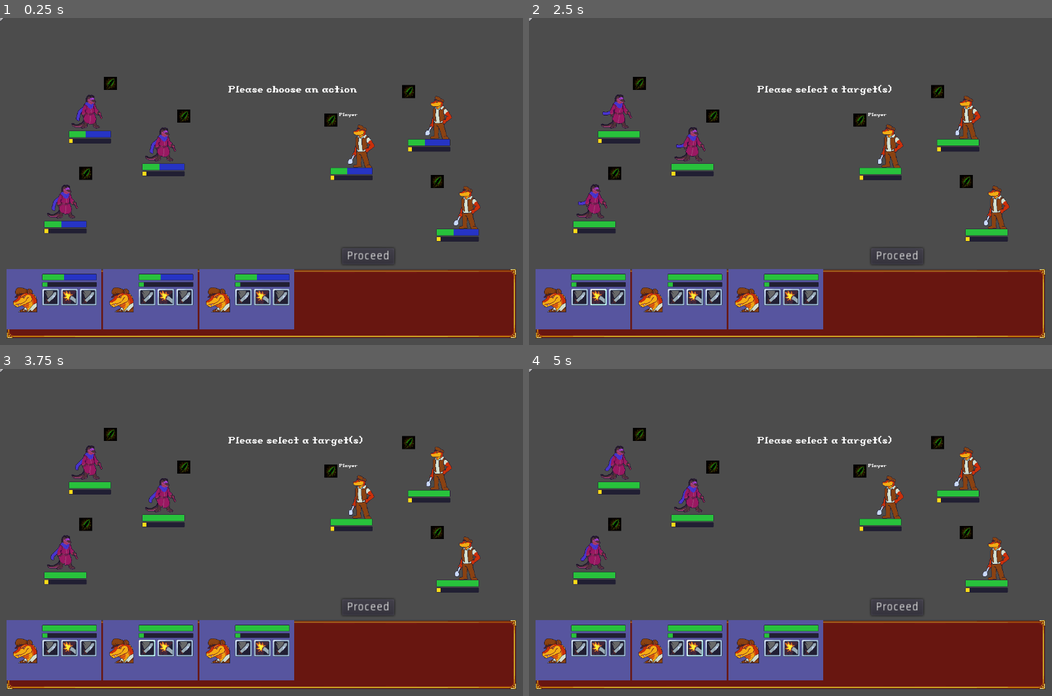
Above: before the commit, frames 1-4 (two rows, left to right).
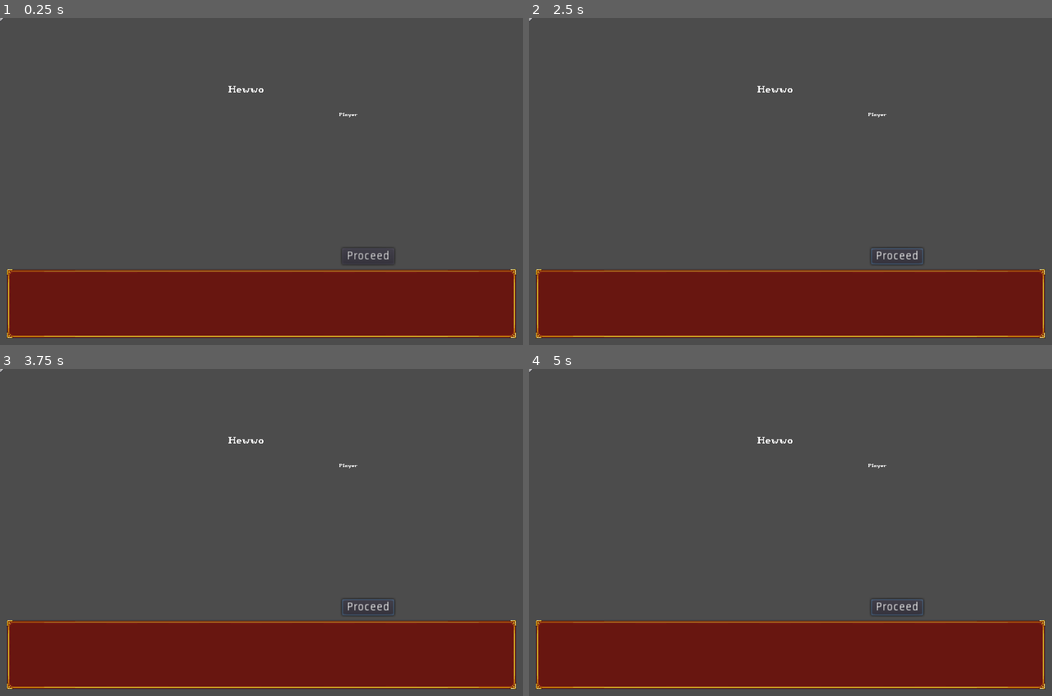
Above: after the commit, the same moments.

Repository: Introdile/SenRPG
Game: Godot game, scene res://Battle/Battle.tscn
The game is run twice, just before and just after one commit, with the same random seed, the same clock (stepped at 60 frames per second) and the same inputs.
Inputs (mouse positions are in pixels of both pictures, inside the frame that each line leads up to):
- Up to frame 1 (0.25 s): no input
- Up to frame 2 (2.5 s): click "Proceed" at 0.5 s; click (581, 295) at 1.27 s; click (596, 295) at 2.02 s
- Up to frame 3 (3.75 s): click (88, 646) at 2.77 s; click (146, 646) at 3.52 s
- Up to frame 4 (5 s): click (696, 646) at 4.27 s

The runs differ from the first frame. In frame 1, 14% of the frame differs, in the area x 1-92%, y 18-96%; in frame 2, 14%; in frame 3, 15%; in frame 4, 14%.
Error after the commit: Parse Error: Using assignment with operation on a variable that was never assigned. (res://Scripts/character.gd:109)

Commit message:
further work on the status system
this is making my head spin!

Diff:
--- a/Battle/Battle.gd
+++ b/Battle/Battle.gd
@@ -14,6 +14,7 @@
 var lastState
 
 onready var battleFunc = preload("res://battleFunctions.gd")
+onready var stProcessor = preload("res://Battle/statusProcessor.gd")
 onready var charUI = preload("res://Battle/UI/characterUI.tscn")
 
 onready var ui = get_node("UI")
@@ -48,6 +49,7 @@
 		# set the reference character (from the gamedata) and the position of the battler
 		n.character = i
 		n.global_position = allypos.front().global_position
+		allypos.front().queue_free()
 		allypos.pop_front()
 		n.name = n.character.char_name
 		# add it to the scene,,,
@@ -74,6 +76,7 @@
 		var n = nbi.instance()
 		n.character = i
 		n.global_position = foepos.front().global_position
+		foepos.front().queue_free()
 		foepos.pop_front()
 		n.name = n.character.char_name
 		$Battlers.add_child(n)
@@ -95,7 +98,8 @@
 			for i in battlers:
 				i.character.current_health = i.character.base_health
 
-			battlers.front().character.active_effects.append(Global_DatabaseReader.status[1].duplicate())
+			battlers.front().add_status_effect(1,battlers.back())
+			#battlers.front().character.active_effects.append(Global_DatabaseReader.status[1].duplicate())
 			changeState(battleState.FOE)
 		battleState.FOE:
 			sl = "The foe is selecting their action."
@@ -124,6 +128,7 @@
 				print(str(actionOrder.size()))
 
 			if !actionOrder.front().animating:
+				stProcessor.processStatus(actionOrder.front(),"START_OF_ACTION")
 				sl = actionOrder.front().name + " currently acting..."
 				actionOrder.front().performAction()
 
--- a/Battle/Battler.gd
+++ b/Battle/Battler.gd
@@ -243,16 +243,21 @@
 		emit_signal("deal_damage", self, target[0], damageStack.front())
 		damageStack.pop_front()
 
-func add_status_effect(id):
+func add_status_effect(id,source):
+	# source should be a reference to a battler
 	if id > Global_DatabaseReader.status.size() or id < 0:
 		print("Status ID " + str(id) + " not found!")
 		return
-	var newStatus = Global_DatabaseReader.status[id].duplicate()
+	var newStatus = Global_DatabaseReader.status[id].copy()
+	newStatus.source = source
+	newStatus.attached = self
 	character.active_effects.append(newStatus)
 
-	var newIcon = statusIcon.new()
+	print(str(newStatus.process))
+
+	var newIcon = statusIcon.instance()
 	newIcon.statusRef = newStatus
-	newIcon.set_icon(newStatus.icon)
+	newIcon.set_icon(newStatus.statusIcon)
 	statusCont.add_child(newIcon)
 
 
--- a/Battle/Battler.tscn
+++ b/Battle/Battler.tscn
@@ -171,6 +171,7 @@
 margin_top = 90.0
 margin_right = 52.0
 margin_bottom = 130.0
+rect_min_size = Vector2( 103, 40 )
 rect_pivot_offset = Vector2( 0, 0 )
 rect_clip_content = false
 mouse_filter = 1
@@ -178,6 +179,7 @@
 size_flags_horizontal = 1
 size_flags_vertical = 1
 columns = 1
+_sections_unfolded = [ "Rect" ]
 
 [node name="statusIcon" parent="battlerInfo/statusContainer" index="0" instance=ExtResource( 5 )]
 
--- a/Battle/UI/statusIcon.gd
+++ b/Battle/UI/statusIcon.gd
@@ -10,3 +10,7 @@
 func set_icon(id):
 	var new_rect = cf.id_to_grid(id,16,16)
 	texture.region = new_rect
+
+func _on_Area2D_mouse_entered():
+	print(statusRef.name + " | " + statusRef.description + " | " + str(statusRef.duration) + " | " + statusRef.currentStacks)
+	pass #print the info of the status referenced
--- a/Battle/UI/statusIcon.tscn
+++ b/Battle/UI/statusIcon.tscn
@@ -49,3 +49,5 @@
 
 position = Vector2( -1, -1 )
 shape = SubResource( 2 )
+
+[connection signal="mouse_entered" from="Area2D" to="." method="_on_Area2D_mouse_entered"]
--- a/Battle/statusProcessor.gd
+++ b/Battle/statusProcessor.gd
@@ -1,4 +1,15 @@
 extends Node
 
-func processStatus(status):
-	pass
+# this complicated script will perform actions based on information written in the status json
+
+static func processStatus(battler, time_key):
+	# pop out those effects
+	var effects = battler.character.active_effects
+
+	for eff in effects:
+		# we're going to cycle through each effect on the selected character
+		for st in eff.process:
+			if st.has("time"):
+				if st["time"] == time_key:
+					print("Status " + eff.name + " would process right now!")
+					print(battler.character.getMight())
--- a/Database/effectDatabase.json
+++ b/Database/effectDatabase.json
@@ -20,7 +20,7 @@
 		"can_stack": true,
 		"max_stacks": 4	,
 		"process": [
-			{ "change": "reduce", "stat": "defense", "power": 25 },
+			{ "time":"START_OF_ACTION", "type":"REDUCE", "stat":"HEALTH", "power": 25 },
 		],
 	},
 	"2": {
--- a/Database/statusInstance.gd
+++ b/Database/statusInstance.gd
@@ -22,6 +22,9 @@
 var canStack = false
 var maxStacks = 1
 var currentStacks = 1
+
+var attached
+var source
 
 var process = []
 
@@ -49,3 +52,19 @@
 	canStack = database_raw["can_stack"]
 	maxStacks = database_raw["max_stacks"]
 	process = database_raw["process"]
+
+func copy():
+	var x = self.duplicate()
+	#n = Global_DatabaseReader.status[id]
+
+	x.statusID = statusID
+	x.statusIcon = statusIcon
+	x.name = name
+	x.statusDescription = statusDescription
+	x.duration = duration
+	x.type = type
+	x.canStack = canStack
+	x.maxStacks = maxStacks
+	x.process = process
+
+	return x
--- a/Scripts/character.gd
+++ b/Scripts/character.gd
@@ -19,7 +19,7 @@
 
 # hp/adr
 var base_health
-var mod_health = 0
+var mod_health = []
 var current_health #setget sethp,gethp
 var hp_last_at
 
@@ -27,20 +27,20 @@
 
 # physical stats
 var base_might # influences attack damage
-var mod_might = 0
+var mod_might = []
 
 var base_tough # influences phys damage mitigation
-var mod_tough = 0
+var mod_tough = []
 
 # magical stats
 var base_power # influences spell damage
-var mod_power = 0
+var mod_power = []
 
 var base_ward # influences magic damage mitigation
-var mod_ward = 0
+var mod_ward = []
 
 var base_speed # influences position in turn order
-var mod_speed = 0
+var mod_speed = []
 
 signal hp_changed
 
@@ -71,6 +71,16 @@
 
 	return self
 
+func addStatModifier(which, mod):
+	# mod should be an dictionary containing MOD_TYPE, MOD, and SOURCE
+	match which:
+		"HEALTH": mod_health.append(mod)
+		"MIGHT": mod_might.append(mod)
+		"TOUGH": mod_tough.append(mod)
+		"POWER": mod_power.append(mod)
+		"WARD": mod_ward.append(mod)
+		"SPEED": mod_speed.append(mod)
+
 func removeHP(value):
 	hp_last_at = current_health
 	current_health -= value
@@ -87,6 +97,39 @@
 	var chg = (value / base_health) * 100
 	emit_signal("hp_changed",value,"up")
 
+func addModifiers(val,mod):
+	# val should be the base_stat value
+	# mod should be the mod_stat value
+	var add
+	var mult
+
+	if mod != null:
+		for i in mod:
+			match mod["MOD_TYPE"]:
+				"ADD": add += mod["MOD"]
+				"MULTIPLY": mult += mod["MOD"]
+
+		val = val + add * mult
+	return val
+
+func getMaxHealth():
+	return addModifiers(base_health,mod_health)
+
+func getMight():
+	return addModifiers(base_might,mod_might)
+
+func getTough():
+	return addModifiers(base_tough,mod_tough)
+
+func getPower():
+	return addModifiers(base_power,mod_power)
+
+func getWard():
+	return addModifiers(base_ward,mod_ward)
+
+func getSpeed():
+	return addModifiers(base_speed,mod_speed)
+
 func load_abilities():
 	for i in database_raw["abilities"]:
 		ability_list.append(Global_DatabaseReader.ability[i])
